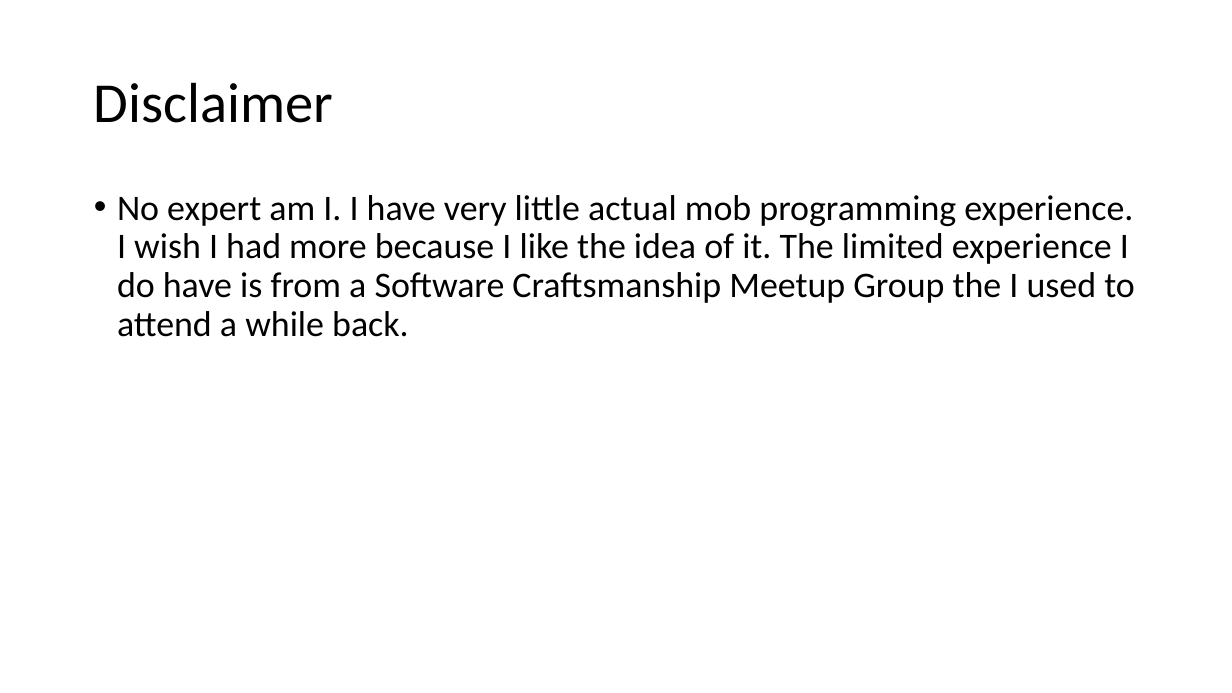
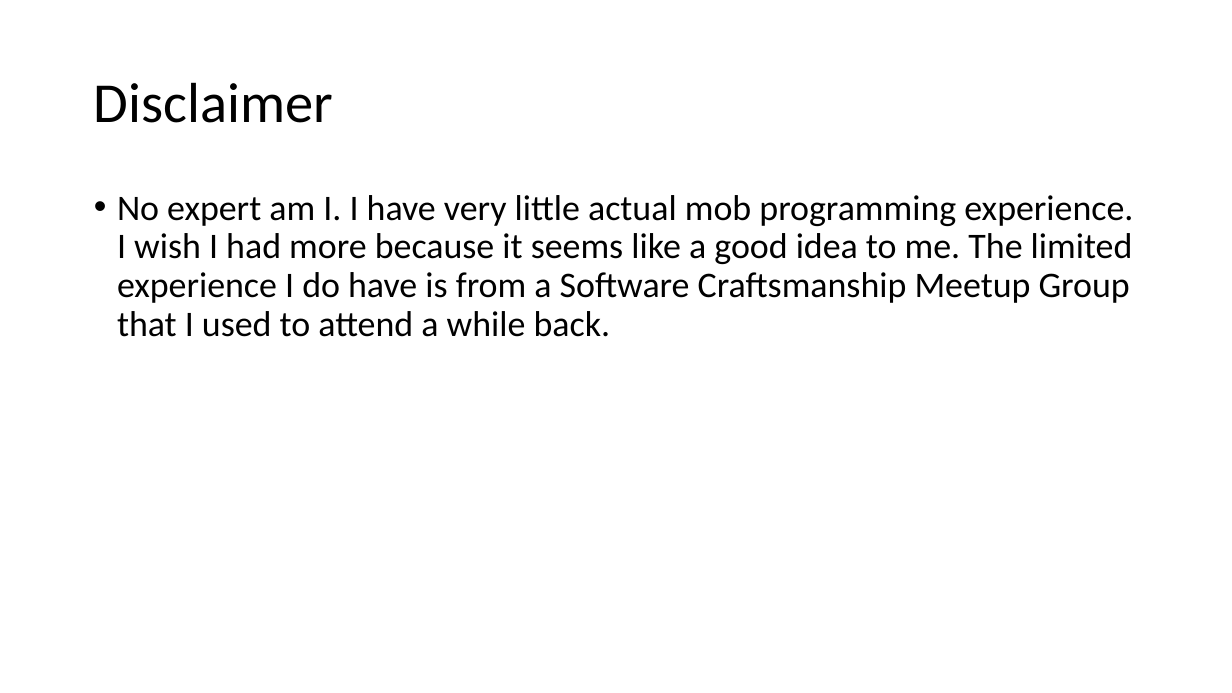
Before and after one commit to jonathan-r-jones/Mob-Programming-Demo, a slide deck: slide 3 of mob.pptx. Drawn at 1232x693 pixels with LibreOffice and Linux fonts; fonts in the diff are those of the drawing. Boxes give left, top, right and bottom in pixels: in the first picture for what was removed or moved away, otherwise in the second. Text is boxed around its words. In the diff, an @@ line names an element or a change of style, - is before the commit and + after.

```diff
--- a/mob.pptx
+++ b/mob.pptx
@@ text at (117,195,1133,337): text changed @@
-• No expert am I. I have very little actual mob programming experience. I wish I had more because I like the idea of it. The limited experience I do have is from a Software Craftsmanship Meetup Group the I used to attend a while back.
+• No expert am I. I have very little actual mob programming experience. I wish I had more because it seems like a good idea to me. The limited experience I do have is from a Software Craftsmanship Meetup Group that I used to attend a while back.
```
Also in this commit, not shown: 1 other slide changed, 1 slide added, 1 slide removed.
